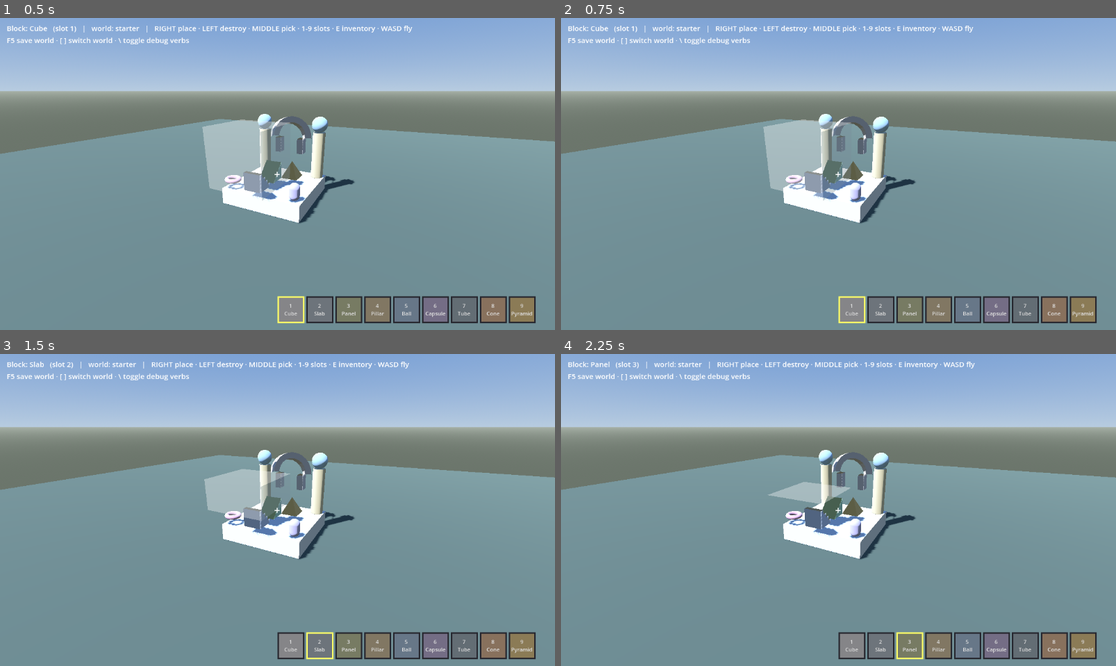
Above: before the commit, frames 1-4 (two rows, left to right).
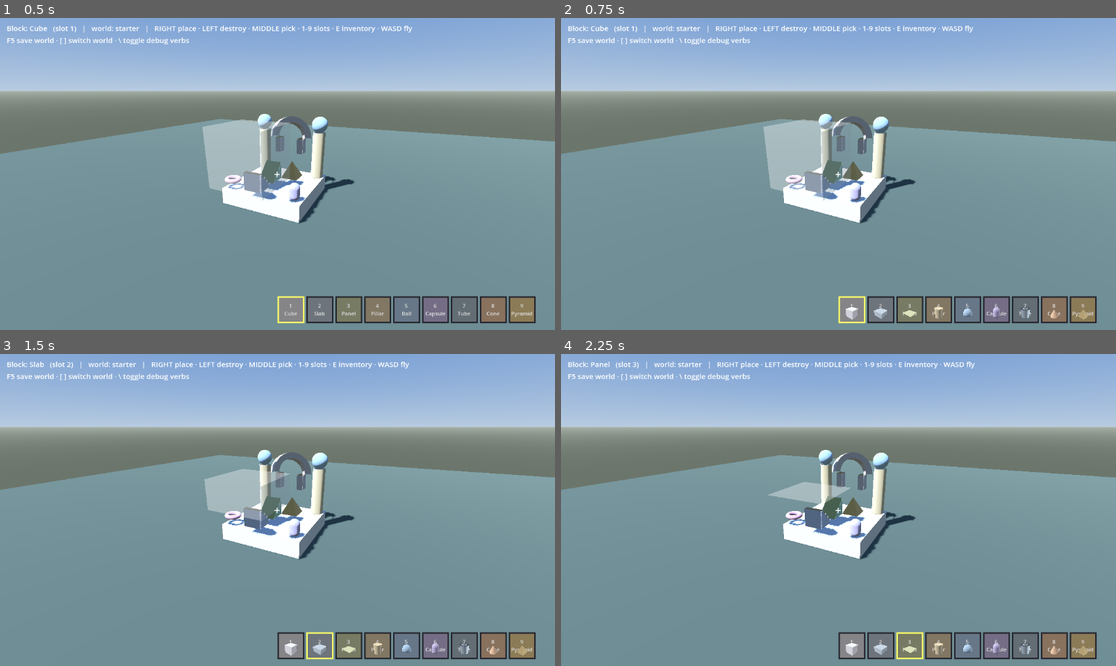
Above: after the commit, the same moments.

Repository: liamhodgsonhollingsworth/Resonance-Evolution
Game: Godot game, scene res://examples/sandbox_creative.tscn
Two runs of this game, one before a commit and one after it. Both use one fixed random seed, a clock stepped at 60 frames per second and the inputs below. This scene is started directly instead of the project's main scene.
Inputs:
- Up to frame 1 (0.5 s): no input
- Up to frame 2 (0.75 s): click "1 Cube" at 0.5 s
- Up to frame 3 (1.5 s): click "2 Slab" at 1.25 s
- Up to frame 4 (2.25 s): click "3 Panel" at 2 s

Frame 1 is identical in both runs. In frame 2, 0.3% of the frame differs, in the area x 51-95%, y 92-97%; in frame 3, 0.3%; in frame 4, 0.3%.

Commit message:
salvage(sandbox): in-flight item_thumbnails tweak + regenerated preview PNGs (agent died on host exit)
Co-Authored-By: Claude Opus 4.8 <noreply@anthropic.com>

Diff:
--- a/godot/runtime/item_thumbnails.gd
+++ b/godot/runtime/item_thumbnails.gd
@@ -116,6 +116,10 @@
 ## Core: put `subject` (a fresh Node3D not yet in the tree) into a throwaway off-screen
 ## SubViewport, frame it, render one frame, grab the pixels, save the PNG, free everything.
 func _render_node(key: String, subject: Node3D) -> Texture2D:
+	# Defer the whole render to an idle frame: called during _ready the scene tree is "busy setting up
+	# children" and add_child fails + look_at warns (Node not inside tree). One deferred hop clears both.
+	await _tree.process_frame
+
 	var vp := SubViewport.new()
 	vp.size = Vector2i(SIZE, SIZE)
 	vp.transparent_bg = true
@@ -134,10 +138,11 @@
 	subject.position -= centre                       # recentre to origin
 
 	var cam := Camera3D.new()
+	var dist := radius * 2.6
+	var cam_pos := Vector3(dist * 0.75, dist * 0.65, dist * 0.9)
 	scene.add_child(cam)
-	var dist := radius * 2.6
-	cam.position = Vector3(dist * 0.75, dist * 0.65, dist * 0.9)
-	cam.look_at(Vector3.ZERO, Vector3.UP)
+	# look_at_from_position: safe regardless of the camera's in-tree state (avoids the transient warning).
+	cam.look_at_from_position(cam_pos, Vector3.ZERO, Vector3.UP)
 	cam.fov = 45.0
 
 	var key_light := DirectionalLight3D.new()
Binary file changed: godot/docs/sandbox_creative.png
Binary file changed: godot/docs/sandbox_creative_inventory.png
